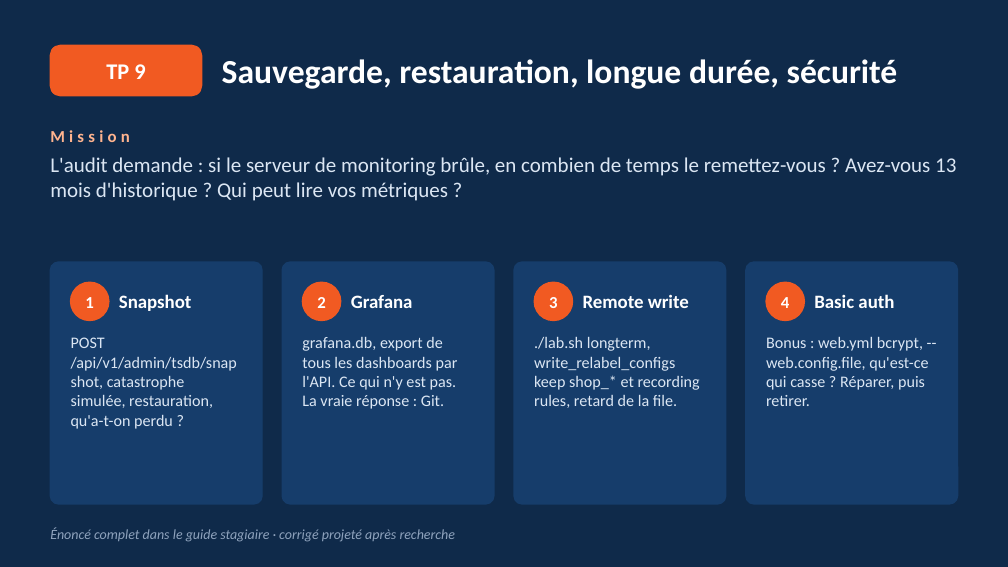
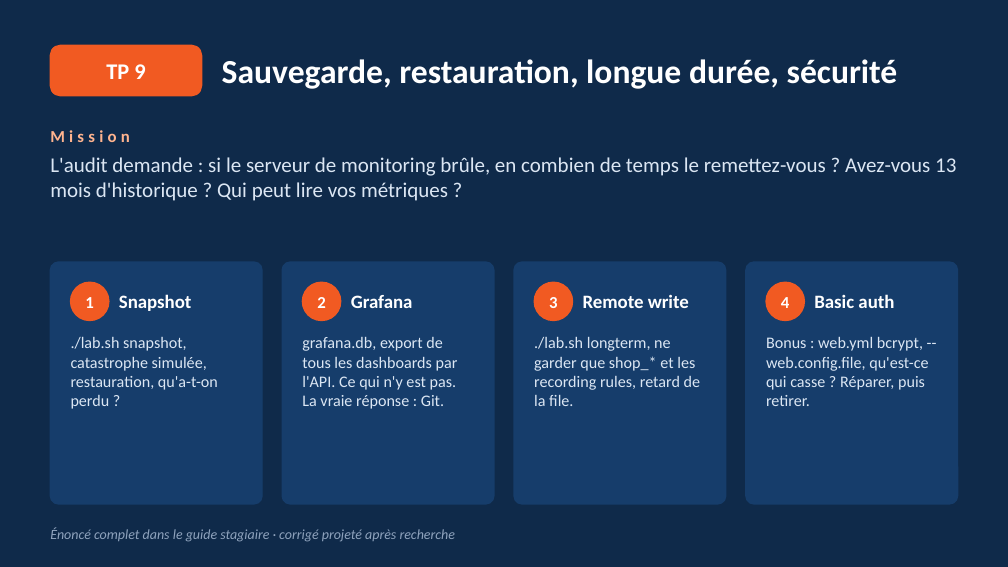
Before and after one commit to yparent/formation-observabilite-lab, a slide deck: slide 91 of docs/slides/Formation-Prometheus-Grafana.pptx. Drawn at 1008x567 pixels with LibreOffice and Linux fonts; fonts in the diff are those of the drawing. Boxes give left, top, right and bottom in pixels: in the first picture for what was removed or moved away, otherwise in the second. Text is boxed around its words. In the diff, an @@ line names an element or a change of style, - is before the commit and + after.

```diff
--- a/docs/slides/Formation-Prometheus-Grafana.pptx
+++ b/docs/slides/Formation-Prometheus-Grafana.pptx
@@ text at [71,337,218,409]: text changed @@
-POST /api/v1/admin/tsdb/snapshot, catastrophe simulée, restauration, qu'a-t-on perdu ?
+./lab.sh snapshot, catastrophe simulée, restauration, qu'a-t-on perdu ?
@@ text at [534,337,700,406]: text changed @@
-./lab.sh longterm, write_relabel_configs keep shop_* et recording rules, retard de la file.
+./lab.sh longterm, ne garder que shop_* et les recording rules, retard de la file.
```
Also in this commit, not shown: 11 other slides changed, 1 slide added, 34 other files.
